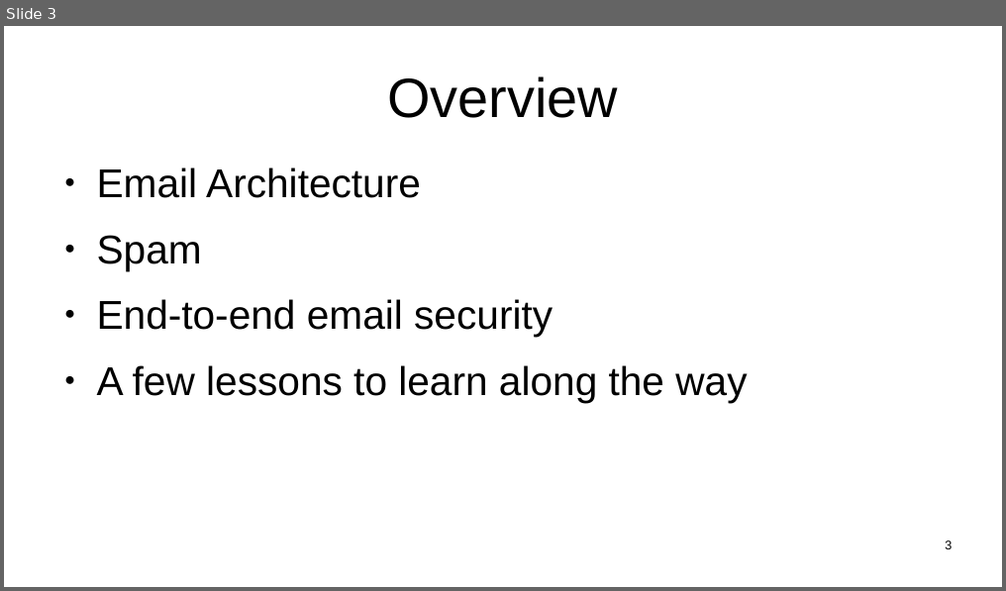
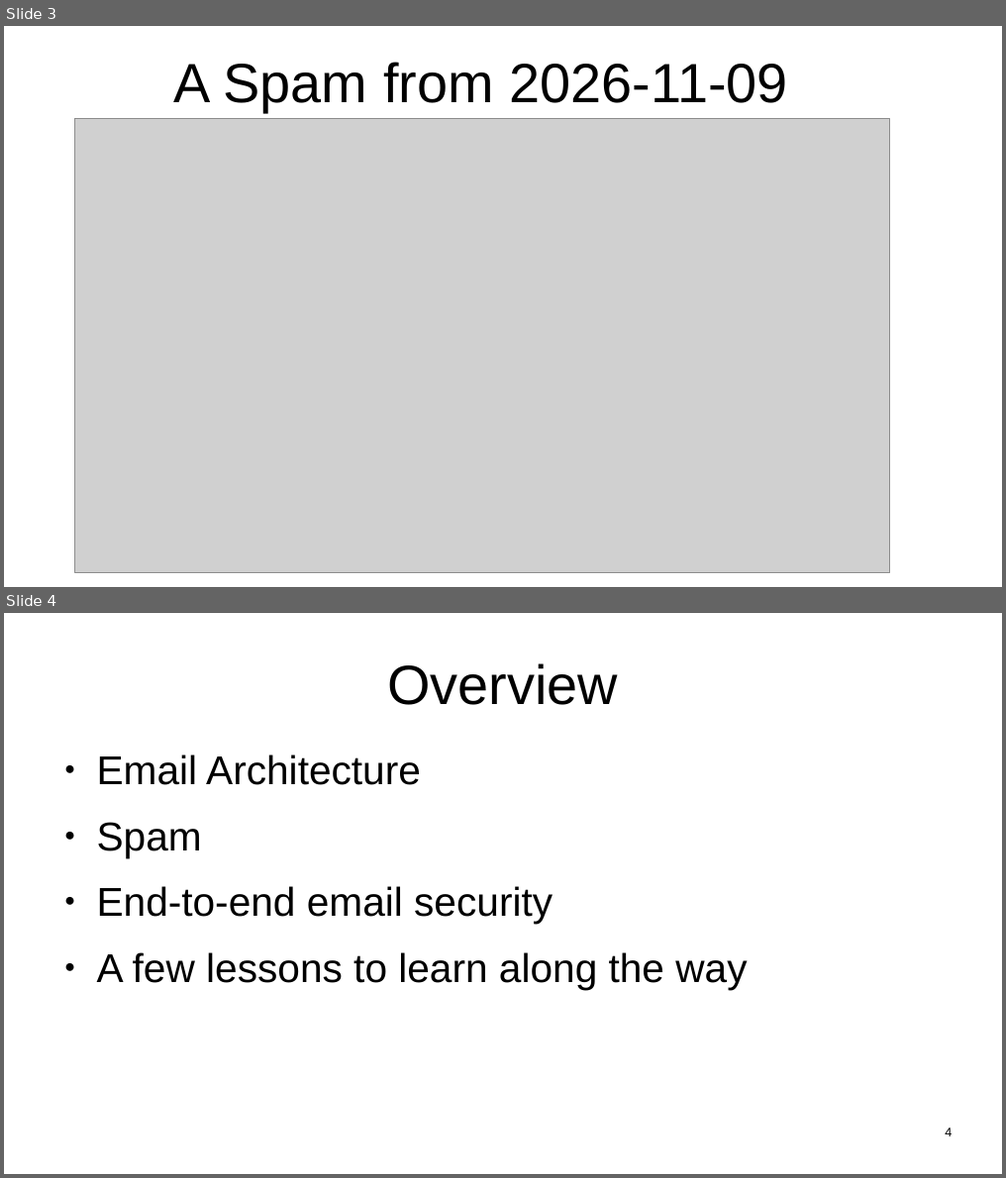
Before and after one commit to sftcd/witidtm, a slide deck: lectures/2026-2027/700-mail.odp. Shown one above the other, each under a label of ours: slide 3 before the commit, slides 3 and 4 after it. The pictures are 1006x591 and 1006x1178 pixels, drawn with LibreOffice and Linux fonts; fonts in the diff are those of the drawing; grey boxes stand for pictures. Boxes give left, top, right and bottom in pixels: in the first picture for what was removed or moved away, otherwise in the second. Text is boxed around its words. In the diff, an @@ line names an element or a change of style, - is before the commit and + after.

Commit message:
bit more spam

```diff
--- a/lectures/2026-2027/700-mail.odp
+++ b/lectures/2026-2027/700-mail.odp
@@ slide 3 added at (4,26,1002,587), background #FFFFFF @@
@@ title added at (174,62,788,112), 44 pt, text #000000 @@
+A Spam from 2026-11-09
@@ picture added at (75,118,890,572) @@
@@ what was slide 3 is now slide 4 @@
@@ page number at (944,1128,951,1137): text changed @@
-3
+4
```
Also in this commit, not shown: 5 other files.
